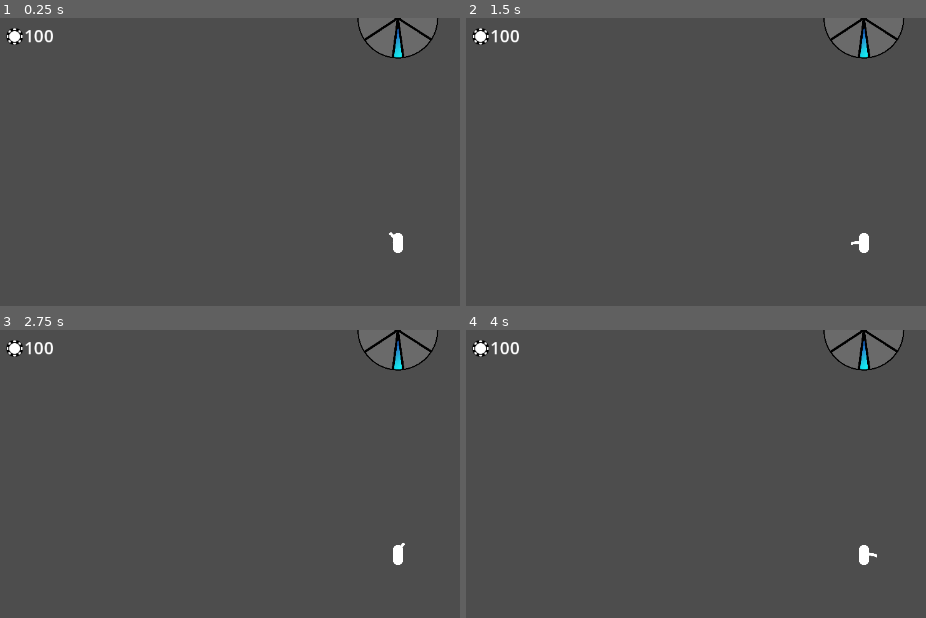
Above: before the commit, frames 1-4 (two rows, left to right).
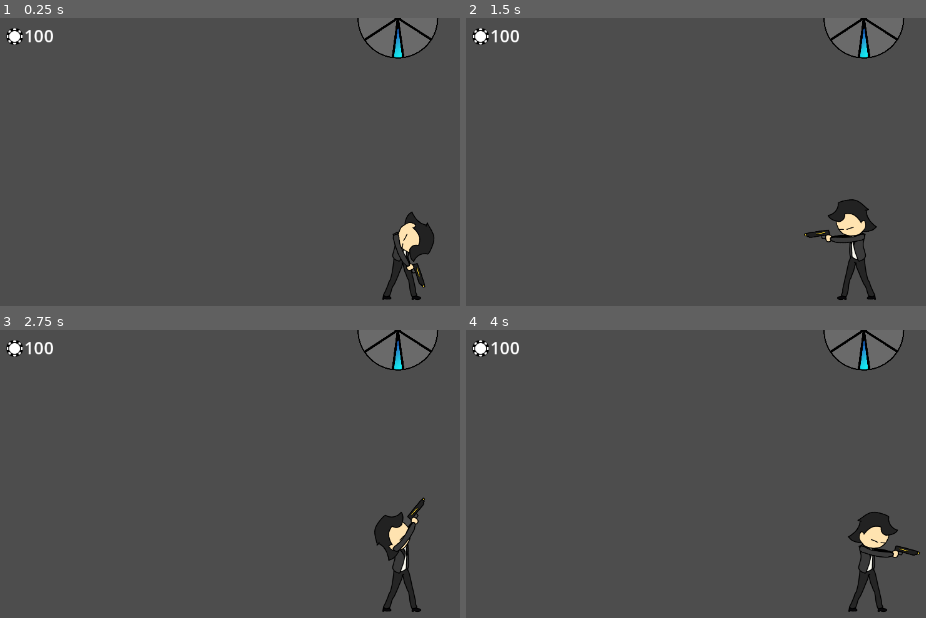
Above: after the commit, the same moments.

Repository: ClipperDev/spinning-game
Game: Godot game, scene res://levels/test_world.tscn
Same seed, same stepped clock (60 frames per second), same inputs: the game is played once before the commit and once after it.
Inputs (mouse positions are in pixels of both pictures, inside the frame that each line leads up to):
- Up to frame 1 (0.25 s): no input
- Up to frame 2 (1.5 s): tap Enter at 0.5 s; move the mouse to (outside the picture) at 0.52 s; press the mouse at (outside the picture) at 0.53 s; hold D (right) from 0.53 s (still down); tap Space (jump) at 0.77, 1.25 s; move the mouse to (705, 265) at 1.27 s; release the mouse at (705, 265) at 1.28 s; tap Q (spin) at 1.35 s
- Up to frame 3 (2.75 s): tap Space (jump) at 1.52 s; tap Enter at 2 s; move the mouse to (outside the picture) at 2.02 s; release D (right) at 2.03 s; press the mouse at (outside the picture) at 2.03 s; hold A (left) from 2.03 s (still down)
- Up to frame 4 (4 s): tap Space (jump) at 2.75, 3.02, 3.77 s; move the mouse to (outside the picture) at 2.77 s; release A (left) at 2.78 s; release the mouse at (outside the picture) at 2.78 s; hold D (right) from 2.78 s (still down); tap Q (spin) at 2.85 s; tap Enter at 3.5 s; move the mouse to (outside the picture) at 3.52 s; press the mouse at (outside the picture) at 3.53 s

The runs differ from the first frame. In frame 1, 1.6% of the frame differs, in the area x 83-95%, y 67-98%; in frame 2, 1.8%, in the area x 73-90%, y 62-98%; in frame 3, 1.7%; in frame 4, 1.8%.

Commit message:
added player sprite
and also made it look where you are aiming

Diff:
--- a/player/player.tscn
+++ b/player/player.tscn
@@ -1,11 +1,25 @@
 [gd_scene format=3 uid="uid://cd6fxjm4ouvsg"]
 
 [ext_resource type="Script" uid="uid://d4cy87wqo86uu" path="res://scripts/player.gd" id="1_oul6g"]
-[ext_resource type="Texture2D" uid="uid://bjepkb6fr1ksi" path="res://pngs/nug.png" id="2_g1dw6"]
 [ext_resource type="PackedScene" uid="uid://enbc8wrc2luc" path="res://ui/ui.tscn" id="2_rkbax"]
 [ext_resource type="Script" uid="uid://dhpawmqpt3vvs" path="res://scripts/wheel_slot.gd" id="3_g6k8r"]
 [ext_resource type="Resource" uid="uid://qt3nrkcmyc4c" path="res://wheel_slots/basic.tres" id="3_qjkh3"]
 [ext_resource type="Resource" uid="uid://cjrxxdyi43ats" path="res://wheel_slots/default_jackpot.tres" id="4_g6k8r"]
+[ext_resource type="Texture2D" uid="uid://cmo0f4si33je5" path="res://player/sprites/idlebody.png" id="5_boad6"]
+[ext_resource type="Texture2D" uid="uid://dnuvdcgrgaan5" path="res://player/sprites/fronthand.png" id="6_boad6"]
+[ext_resource type="Texture2D" uid="uid://csn8m6xadp7cj" path="res://player/sprites/backhand.png" id="6_hg6s5"]
+[ext_resource type="Texture2D" uid="uid://21f1xjoanekx" path="res://player/sprites/head.png" id="7_rgyib"]
+
+[sub_resource type="SpriteFrames" id="SpriteFrames_yffdw"]
+animations = [{
+"frames": [{
+"duration": 1.0,
+"texture": ExtResource("5_boad6")
+}],
+"loop": 1,
+"name": &"idle",
+"speed": 0.0
+}]
 
 [sub_resource type="CapsuleMesh" id="CapsuleMesh_8vrlf"]
 
@@ -21,19 +35,44 @@
 current_slot = ExtResource("3_qjkh3")
 
 [node name="gun_pivot" type="Node2D" parent="." unique_id=882636775]
+position = Vector2(-3, -10)
+
+[node name="backhand" type="Sprite2D" parent="gun_pivot" unique_id=827236238]
+position = Vector2(16, 11)
+scale = Vector2(0.5, 0.5)
+texture = ExtResource("6_hg6s5")
 
 [node name="gun_sprite" type="Sprite2D" parent="gun_pivot" unique_id=473237748]
 z_index = 1
-position = Vector2(12.000002, -1)
-scale = Vector2(0.175, 0.175)
-texture = ExtResource("2_g1dw6")
+position = Vector2(16, 11)
+scale = Vector2(0.5, 0.5)
+texture = ExtResource("6_boad6")
 
 [node name="muzzle" type="Marker2D" parent="gun_pivot" unique_id=457510704]
-position = Vector2(21, -4)
+position = Vector2(88, -19)
+
+[node name="body_pivot" type="Node2D" parent="." unique_id=779129392]
+position = Vector2(-3, 0)
+
+[node name="body" type="AnimatedSprite2D" parent="body_pivot" unique_id=1727833554]
+position = Vector2(16, 0)
+scale = Vector2(0.5, 0.5)
+sprite_frames = SubResource("SpriteFrames_yffdw")
+animation = &"idle"
+autoplay = "idle"
+
+[node name="head_pivot" type="Node2D" parent="body_pivot" unique_id=441031810]
+position = Vector2(11, -18)
+scale = Vector2(0.5, 0.5)
+
+[node name="head" type="Sprite2D" parent="body_pivot/head_pivot" unique_id=1250103489]
+position = Vector2(16, 42)
+texture = ExtResource("7_rgyib")
 
 [node name="slots" type="Node2D" parent="." unique_id=2139044610]
 
 [node name="MeshInstance2D" type="MeshInstance2D" parent="." unique_id=1042281610]
+visible = false
 position = Vector2(0, 1.9073486e-06)
 scale = Vector2(16, 16.000002)
 mesh = SubResource("CapsuleMesh_8vrlf")
--- a/scripts/player.gd
+++ b/scripts/player.gd
@@ -1,7 +1,9 @@
 extends CharacterBody2D
 
-@onready var gun_pivot = $gun_pivot
 @onready var ui = $ui
+@onready var gun_pivot: Node2D = $gun_pivot
+@onready var body_pivot: Node2D = $body_pivot
+@onready var head_pivot: Node2D = $body_pivot/head_pivot
 
 @export var max_hp: float = 100.0
 var hp: float = max_hp
@@ -23,6 +25,8 @@
 
 func _process(_delta: float) -> void:
 	rotate_gun()
+	rotate_head()
+	body_flipper()
 
 func _physics_process(delta: float) -> void:
 	# onle the basic movement is in play rn, maybe change this later
@@ -37,7 +41,6 @@
 		velocity.x = move_toward(velocity.x, 0, speed)
 	move_and_slide()
 
-
 func rotate_gun() -> void:
 	gun_pivot.look_at(get_global_mouse_position())
 	if gun_pivot.rotation > PI * 3 / 2 or gun_pivot.rotation < -PI * 3 / 2:
@@ -45,11 +48,29 @@
 	if gun_pivot.rotation > PI / 2 or gun_pivot.rotation < -PI / 2:
 		if not gun_flipped:
 			gun_flipped = true
-			gun_pivot.get_node("gun_sprite").set_flip_v(true)
+			gun_pivot.scale.y = abs(gun_pivot.scale.y) * -1
+			#gun_pivot.get_node("gun_sprite").set_flip_v(true)
 	else:
 		if gun_flipped:
 			gun_flipped = false
-			gun_pivot.get_node("gun_sprite").set_flip_v(false)
+			gun_pivot.scale.y = abs(gun_pivot.scale.y)
+			#gun_pivot.get_node("gun_sprite").set_flip_v(false)
+
+func rotate_head():
+	head_pivot.look_at(get_global_mouse_position())
+	#if head_pivot.rotation > PI * 3 / 2 or head_pivot.rotation < -PI * 3 / 2:
+		#head_pivot.rotation = 0
+	#if head_pivot.rotation > PI / 2 or head_pivot.rotation < -PI / 2:
+	#if not gun_flipped:
+		#head_pivot.scale.y = abs(head_pivot.scale.y)
+	#elif gun_flipped:
+			#head_pivot.scale.y = abs(head_pivot.scale.y) * -1
+
+func body_flipper():
+	if gun_flipped:
+		body_pivot.scale.x = abs(body_pivot.scale.x) * -1
+	elif not gun_flipped:
+		body_pivot.scale.x = abs(body_pivot.scale.x)
 
 
 func _input(event: InputEvent) -> void:
Binary file added: player/sprites/backhand.png
Not shown, added: player/sprites/backhand.png.import
Binary file added: player/sprites/fronthand.png
Not shown, added: player/sprites/fronthand.png.import
Binary file added: player/sprites/head.png
Not shown, added: player/sprites/head.png.import
Binary file added: player/sprites/idlebody.png
Not shown, added: player/sprites/idlebody.png.import
